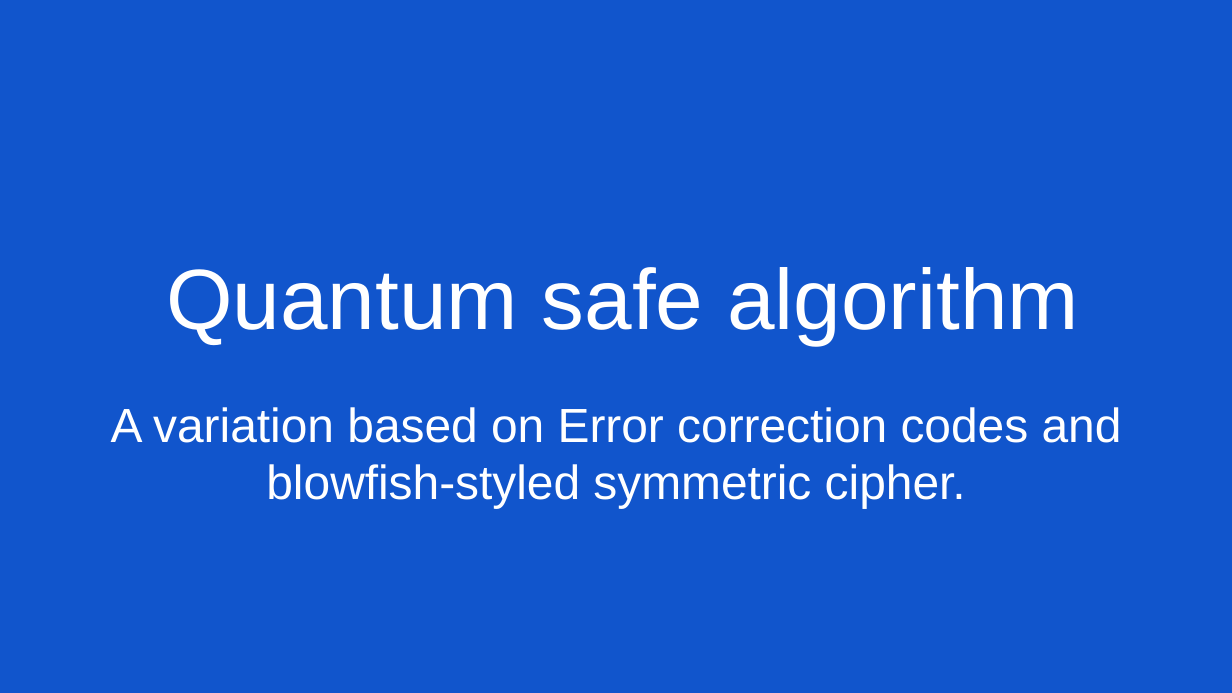
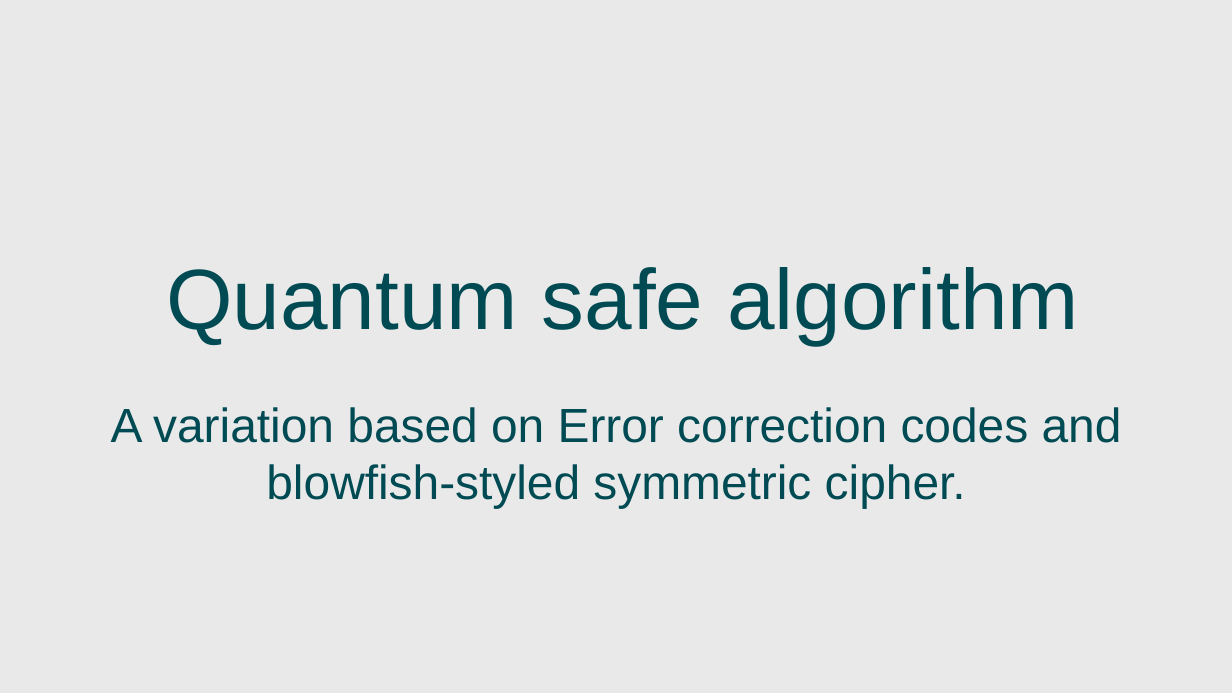
Before and after one commit to GoluKumar4024/Quantum-safe-algorithm, a slide deck: slide 1 of Final Year Project(PPT)(Group- CS41).pptx. Drawn at 1232x693 pixels with LibreOffice and Linux fonts; fonts in the diff are those of the drawing. Boxes give left, top, right and bottom in pixels: in the first picture for what was removed or moved away, otherwise in the second. Text is boxed around its words. In the diff, an @@ line names an element or a change of style, - is before the commit and + after.

```diff
--- a/Final Year Project(PPT)(Group- CS41).pptx
+++ b/Final Year Project(PPT)(Group- CS41).pptx
@@ background #1155CC to #E9E9E9 @@
@@ title "Quantum safe algorithm" at bbox=[166, 267, 1079, 344]: text colour #FFFFFF to #004C54 @@
@@ subtitle "A variation based on Error ..." at bbox=[111, 407, 1122, 508]: text colour #FFFFFF to #004C54 @@
```
Also in this commit, not shown: 3 other slides changed, 1 slide added.
